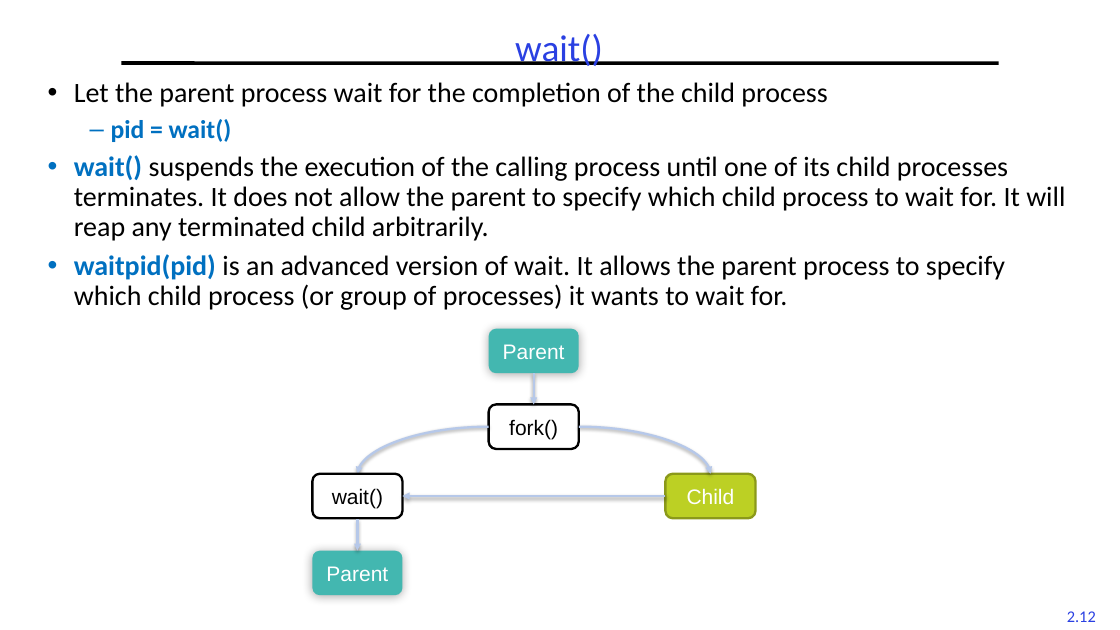
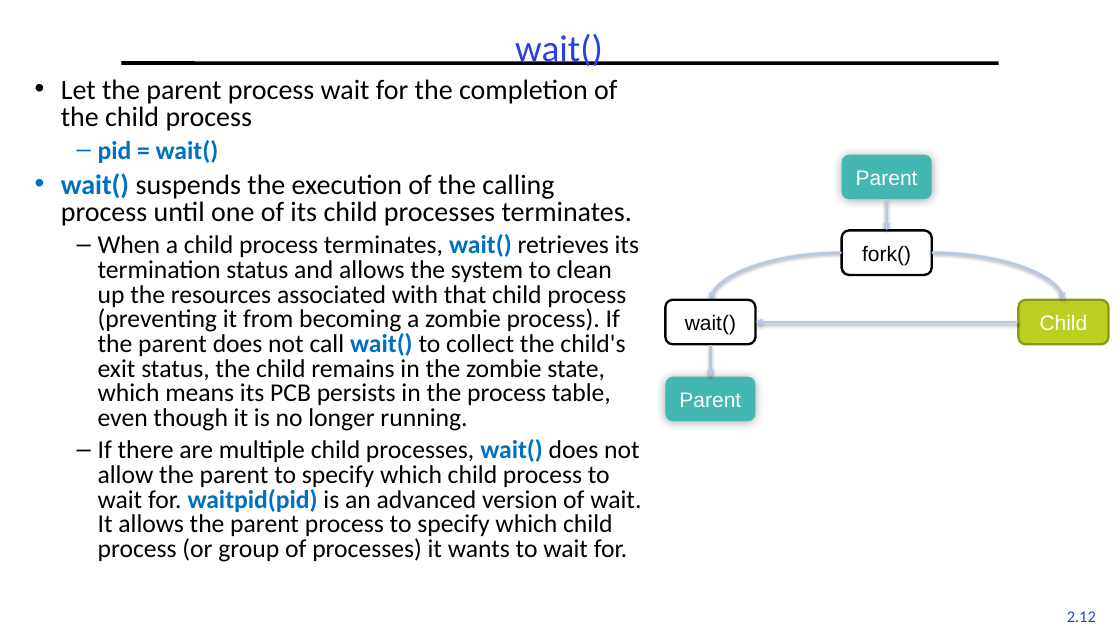
Before and after one commit to guhofstra/CSC256Fa25, a slide deck: slide 12 of PPTs/L2-Processes Threads.pptx. Drawn at 1120x630 pixels with LibreOffice and Linux fonts; fonts in the diff are those of the drawing. Boxes give left, top, right and bottom in pixels: in the first picture for what was removed or moved away, otherwise in the second. Text is boxed around its words. In the diff, an @@ line names an element or a change of style, - is before the commit and + after.

```diff
--- a/PPTs/L2-Processes Threads.pptx
+++ b/PPTs/L2-Processes Threads.pptx
@@ text "Let the parent process wait ...": place and size @@
-text "Let the parent process wait ..." at (74, 82, 1065, 310)
+text "Let the parent process wait ..." at (61, 79, 641, 562)
@@ text at (61, 79, 617, 163): line spacing 0.9 to 0.8 @@
@@ text at (61, 173, 641, 562): text changed; size 24 to 22 pt @@
-• wait() suspends the execution of the calling process until one of its child processes terminates. It does not allow the parent to specify which child process to wait for. It will reap any terminated child arbitrarily.
-• waitpid(pid) is an advanced version of wait. It allows the parent process to specify which child process (or group of processes) it wants to wait for.
+• wait() suspends the execution of the calling process until one of its child processes terminates.
+  – When a child process terminates, wait() retrieves its termination status and allows the system to clean up the resources associated with that child process (preventing it from becoming a zombie process). If the parent does not call wait() to collect the child's exit status, the child remains in the zombie state, which means its PCB persists in the process table, even though it is no longer running.
+  – If there are multiple child processes, wait() does not allow the parent to specify which child process to wait for. waitpid(pid) is an advanced version of wait. It allows the parent process to specify which child process (or group of processes) it wants to wait for.
@@ rounded rectangle "wait()": place and size @@
-rounded rectangle "wait()" at (313, 474, 402, 518)
+rounded rectangle "wait()" at (665, 300, 755, 344)
@@ 3 rounded rectangles, 3 arrows, 2 curved arrows: place and size @@
-3 rounded rectangles, 3 arrows, 2 curved arrows at (358, 329, 755, 551)
+3 rounded rectangles, 3 arrows, 2 curved arrows at (711, 155, 1108, 376)
@@ rounded rectangle "Parent": place and size @@
-rounded rectangle "Parent" at (313, 551, 402, 596)
+rounded rectangle "Parent" at (665, 376, 755, 421)
```
Also in this commit, not shown: 3 other files.
